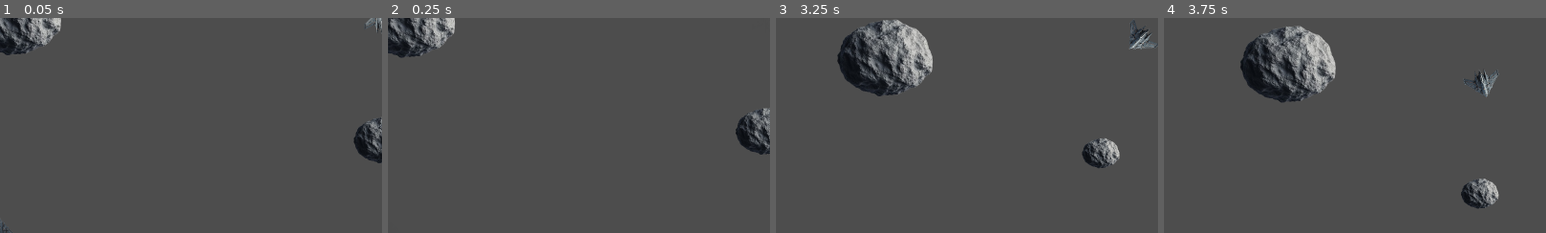
Above: before the commit, frames 1-4 (left to right).
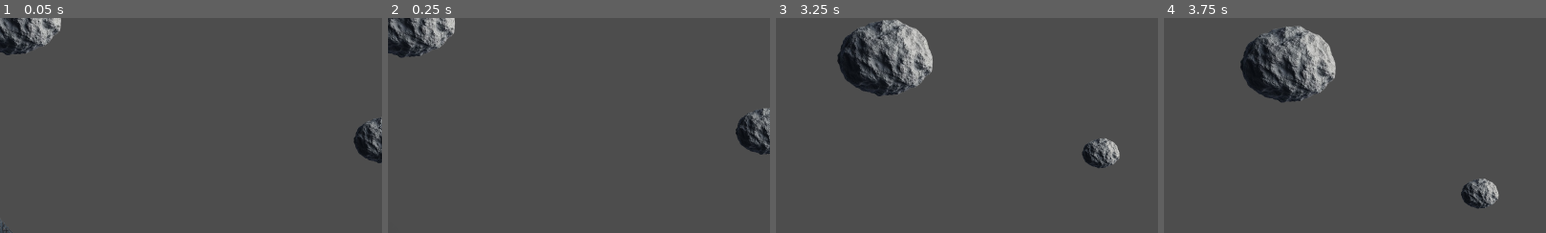
Above: after the commit, the same moments.

Repository: Soren8/space-shooter
Game: Godot game, scene res://main.tscn
Same seed, same stepped clock (60 frames per second), same inputs: the game is played once before the commit and once after it.
Inputs:
- Up to frame 1 (0.05 s): no input
- Up to frame 2 (0.25 s): no input
- Up to frame 3 (3.25 s): hold Right (ui_right) 0.53-1.28 s; tap Space (ui_select) at 0.77, 1.52, 3.02 s; hold Left (ui_left) 1.28-2.03 s; hold Right (ui_right) 2.03-2.78 s; hold Up (ui_up) from 2.78 s (still down)
- Up to frame 4 (3.75 s): release Up (ui_up) at 3.53 s; hold Left (ui_left) from 3.53 s (still down)
The pictures show only the part of the screen within x 50-100%, y 0-50%; the shares and areas given below are measured in that part.

The runs differ from the first frame. In frame 1, 0.1% of the frame differs, in the area x 95-100%, y 0-7%; in frame 2, less than 0.1%; in frame 3, 0.4%, in the area x 92-100%, y 1-15%; in frame 4, 0.4%.

Commit message:
Update main.tscn

Diff:
--- a/main.tscn
+++ b/main.tscn
@@ -1,6 +1,5 @@
-[gd_scene load_steps=3 format=3 uid="uid://56iw261d2400"]
+[gd_scene load_steps=2 format=3 uid="uid://56iw261d2400"]
 
-[ext_resource type="PackedScene" uid="uid://cvnsjnj5qfqqd" path="res://player/player.tscn" id="1_22afg"]
 [ext_resource type="Script" path="res://main.gd" id="1_56k8w"]
 
 [node name="Main" type="Node2D"]
@@ -29,6 +28,3 @@
 offset_top = 50.0
 offset_right = 50.0
 offset_bottom = 73.0
-
-[node name="Player" parent="." instance=ExtResource("1_22afg")]
-position = Vector2(-1, 7)
